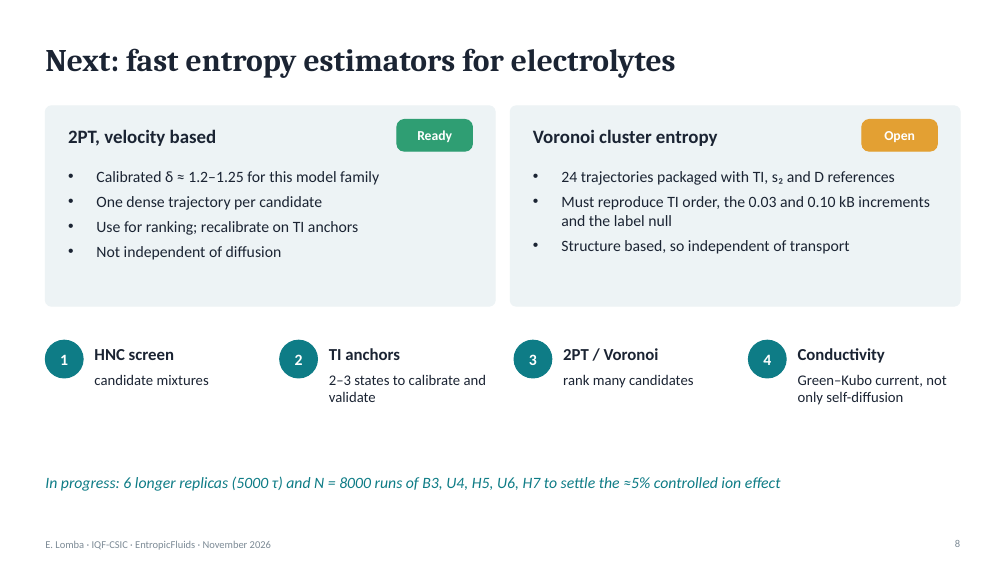
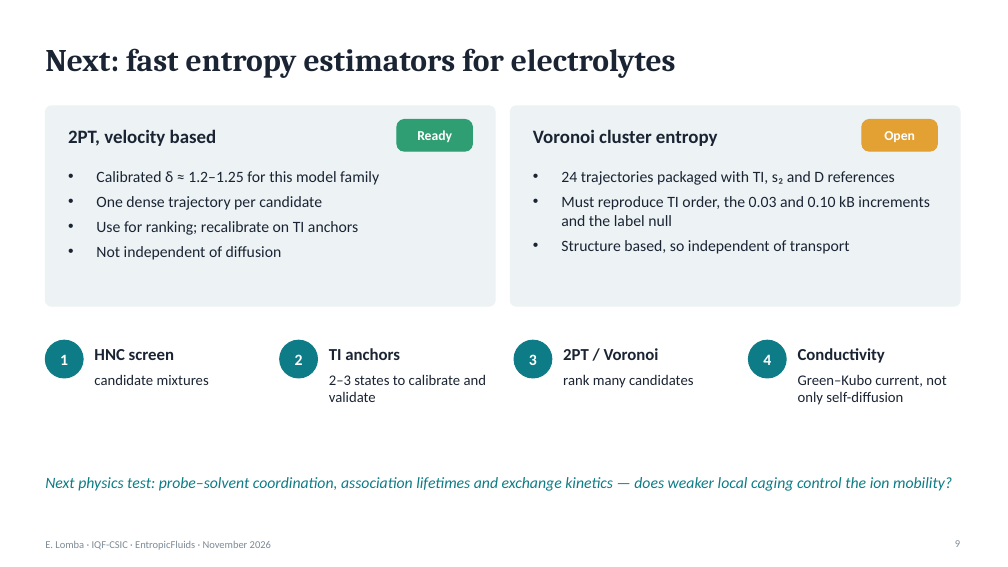
Before and after one commit to elomba/HNC-nCLJ, a slide deck: slide 9 of doc/slides/component_entropy_results.pptx (slide 8 before the commit). Drawn at 1008x567 pixels with LibreOffice and Linux fonts; fonts in the diff are those of the drawing. Boxes give left, top, right and bottom in pixels: in the first picture for what was removed or moved away, otherwise in the second. Text is boxed around its words. In the diff, an @@ line names an element or a change of style, - is before the commit and + after.

```diff
--- a/doc/slides/component_entropy_results.pptx
+++ b/doc/slides/component_entropy_results.pptx
@@ text at [45, 477, 952, 491]: text changed @@
-In progress: 6 longer replicas (5000 τ) and N = 8000 runs of B3, U4, H5, U6, H7 to settle the ≈5% controlled ion effect
+Next physics test: probe–solvent coordination, association lifetimes and exchange kinetics — does weaker local caging control the ion mobility?
```
Also in this commit, not shown: 2 other slides changed, 1 slide added, 19 other files.
